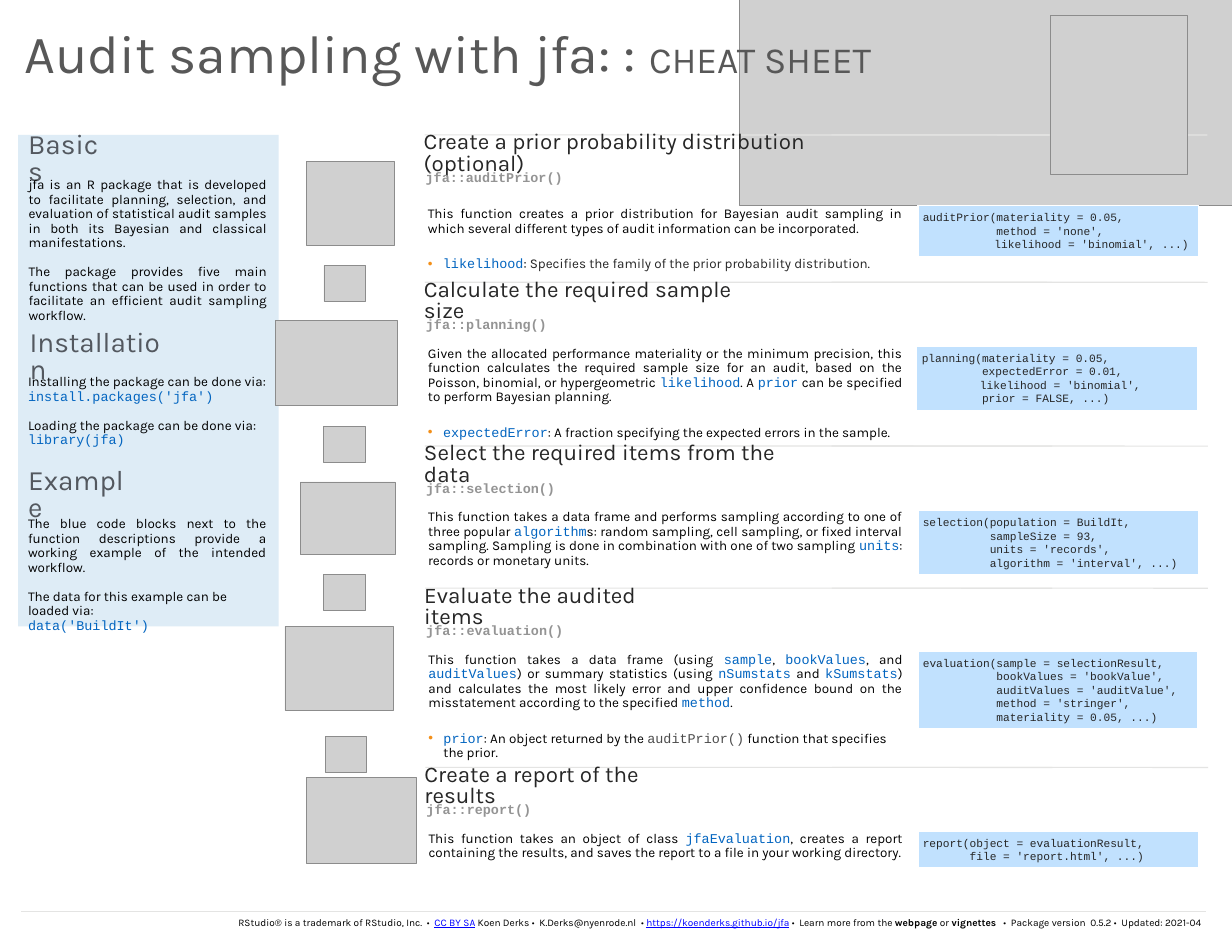
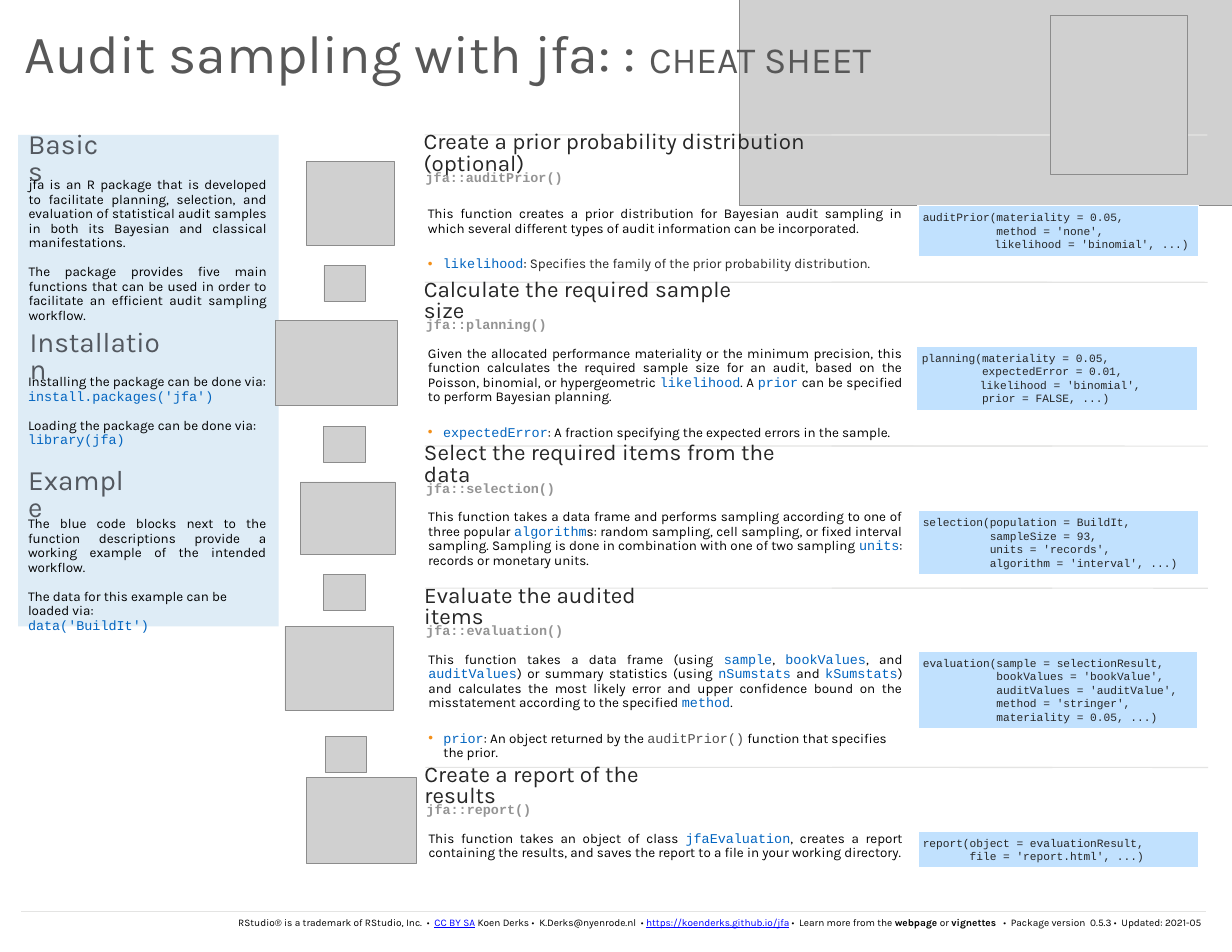
Before and after one commit to koenderks/jfa, a slide deck: slide 1 of man/figures/cheatsheet/cheatsheet.pptx. Drawn at 1232x952 pixels with LibreOffice and Linux fonts; fonts in the diff are those of the drawing; grey boxes stand for pictures. Boxes give left, top, right and bottom in pixels: in the first picture for what was removed or moved away, otherwise in the second. Text is boxed around its words. In the diff, an @@ line names an element or a change of style, - is before the commit and + after.

```diff
--- a/man/figures/cheatsheet/cheatsheet.pptx
+++ b/man/figures/cheatsheet/cheatsheet.pptx
@@ text at bbox=[238, 918, 1201, 929]: text changed @@
-RStudio® is a trademark of RStudio, Inc. • CC BY SA Koen Derks • K.Derks@nyenrode.nl • https://koenderks.github.io/jfa • Learn more from the webpage or vignettes • Package version 0.5.2 • Updated: 2021-04
+RStudio® is a trademark of RStudio, Inc. • CC BY SA Koen Derks • K.Derks@nyenrode.nl • https://koenderks.github.io/jfa • Learn more from the webpage or vignettes • Package version 0.5.3 • Updated: 2021-05
```
Also in this commit, not shown: 9 other files.
